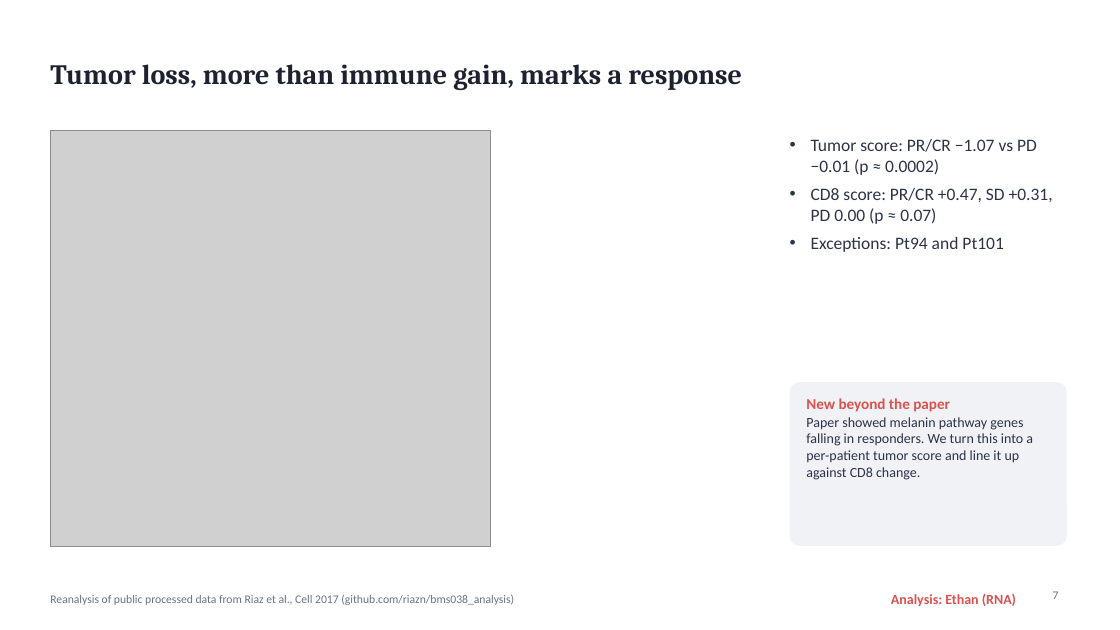
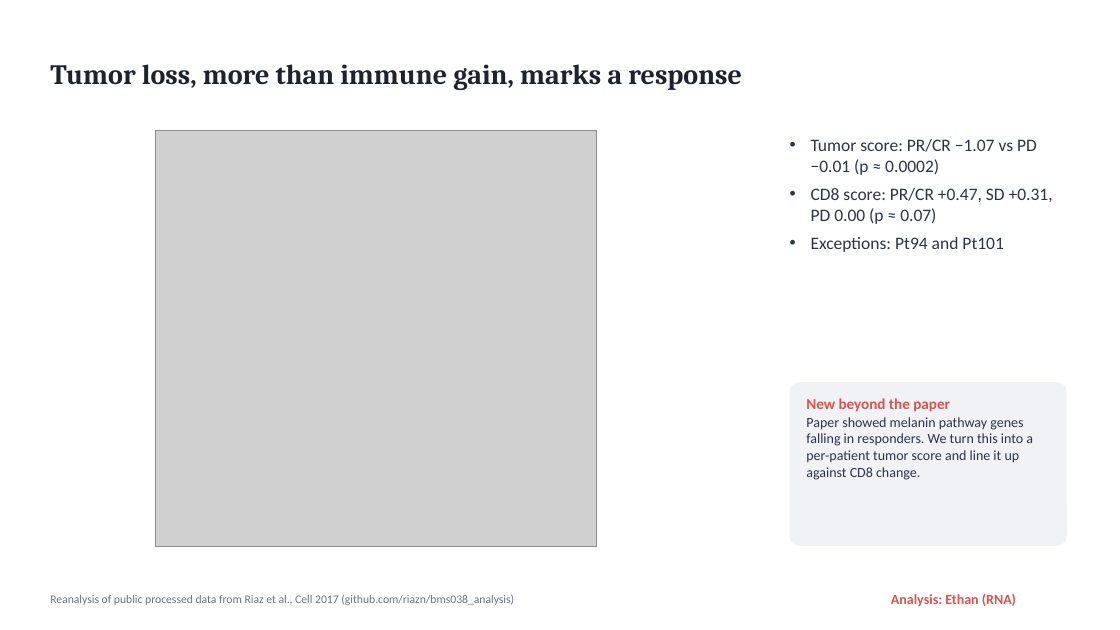
Before and after one commit to linethan04/Immunology-Final-Project, a slide deck: slide 23 of RNA_Ethan/slides/RNA_10slides_Ethan.pptx (slide 7 before the commit). Drawn at 1120x630 pixels with LibreOffice and Linux fonts; fonts in the diff are those of the drawing; grey boxes stand for pictures. Boxes give left, top, right and bottom in pixels: in the first picture for what was removed or moved away, otherwise in the second. Text is boxed around its words. In the diff, an @@ line names an element or a change of style, - is before the commit and + after.

```diff
--- a/RNA_Ethan/slides/RNA_10slides_Ethan.pptx
+++ b/RNA_Ethan/slides/RNA_10slides_Ethan.pptx
@@ picture moved from (x1=50, y1=130, x2=491, y2=546) to (x1=155, y1=130, x2=596, y2=546) @@
@@ page number removed at (x1=1053, y1=591, x2=1059, y2=599) @@
-7
```
Also in this commit, not shown: 8 other slides changed, 18 slides added, 1 slide removed, 5 other files.
